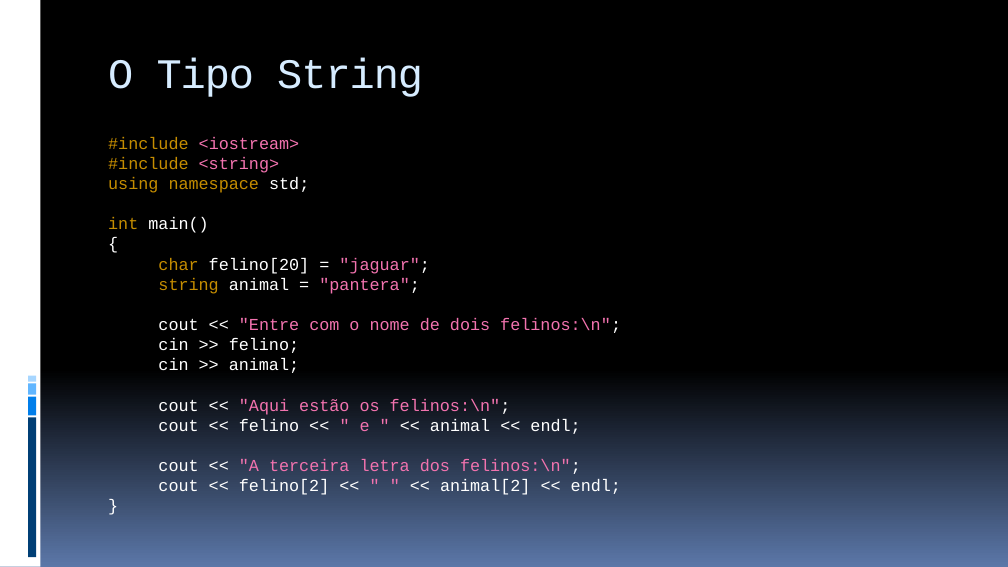
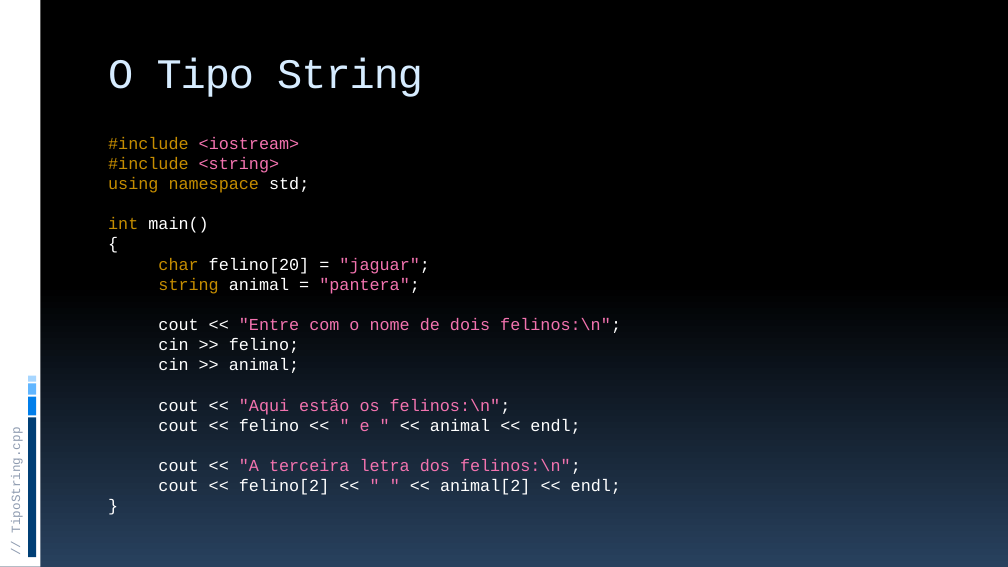
Before and after one commit to JudsonSS/ProgComp, a slide deck: slide 28 of Slides/11. Strings.pptx. Drawn at 1008x567 pixels with LibreOffice and Linux fonts; fonts in the diff are those of the drawing. Boxes give left, top, right and bottom in pixels: in the first picture for what was removed or moved away, otherwise in the second. Text is boxed around its words. In the diff, an @@ line names an element or a change of style, - is before the commit and + after.

```diff
--- a/Slides/11. Strings.pptx
+++ b/Slides/11. Strings.pptx
@@ background gradient #000000 to #5B77A8 to gradient #000000 to #28415E @@
@@ text added at bbox=[10, 437, 24, 530], 12 pt, text #8E9BB0 @@
+// TipoString.cpp
```
Also in this commit, not shown: 36 other slides changed, 8 other files.
